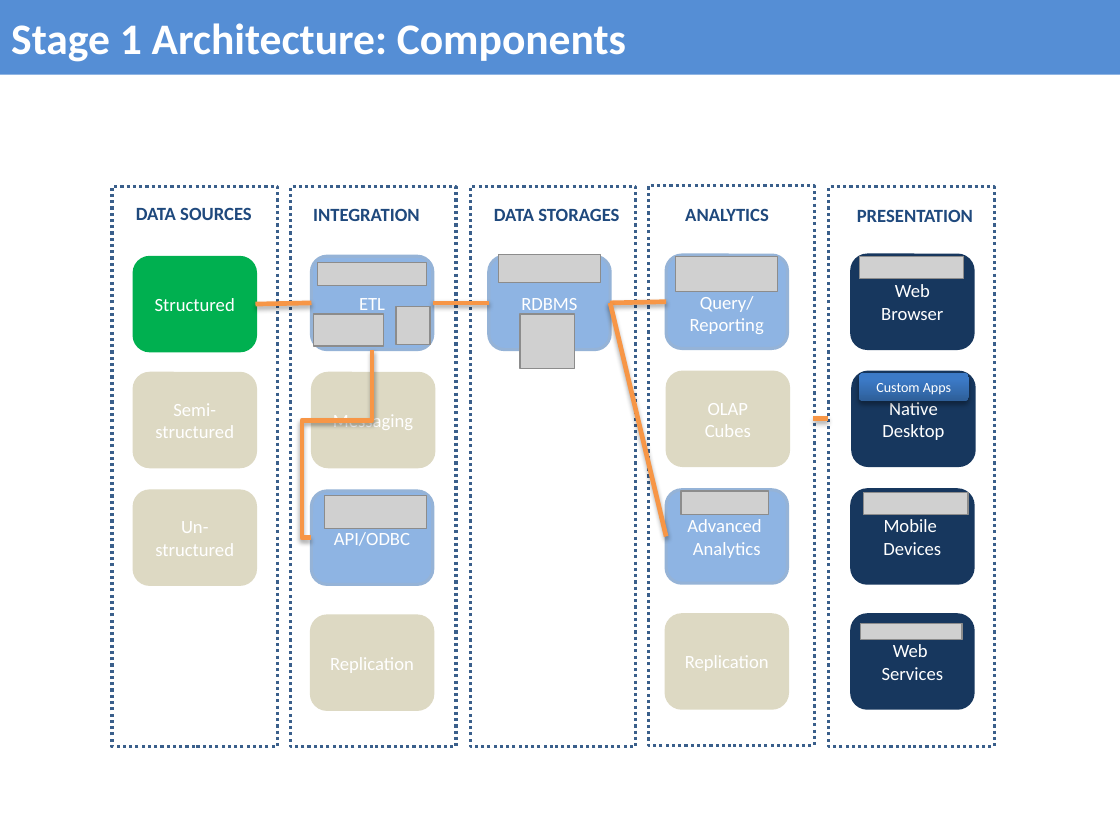
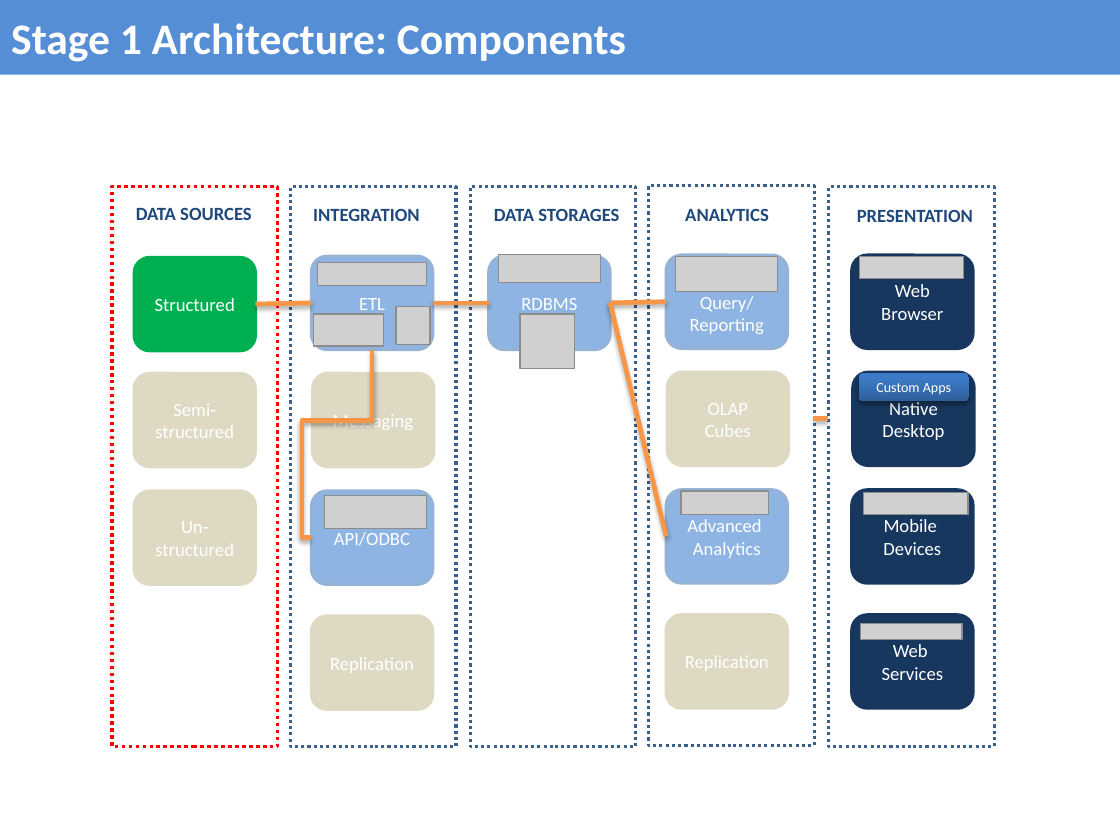
Before and after one commit to ARTanalytics/Requirements, a slide deck: slide 10 of ART Analytics as a Service.pptx. Drawn at 1120x840 pixels with LibreOffice and Linux fonts; fonts in the diff are those of the drawing; grey boxes stand for pictures. Boxes give left, top, right and bottom in pixels: in the first picture for what was removed or moved away, otherwise in the second. Text is boxed around its words. In the diff, an @@ line names an element or a change of style, - is before the commit and + after.

```diff
--- a/ART Analytics as a Service.pptx
+++ b/ART Analytics as a Service.pptx
@@ rectangle at bbox=[112, 187, 278, 747]: outline #3A5F8C 2 pt dashed to #FF0000 2.25 pt dashed @@
```
Also in this commit, not shown: 10 other slides changed.
